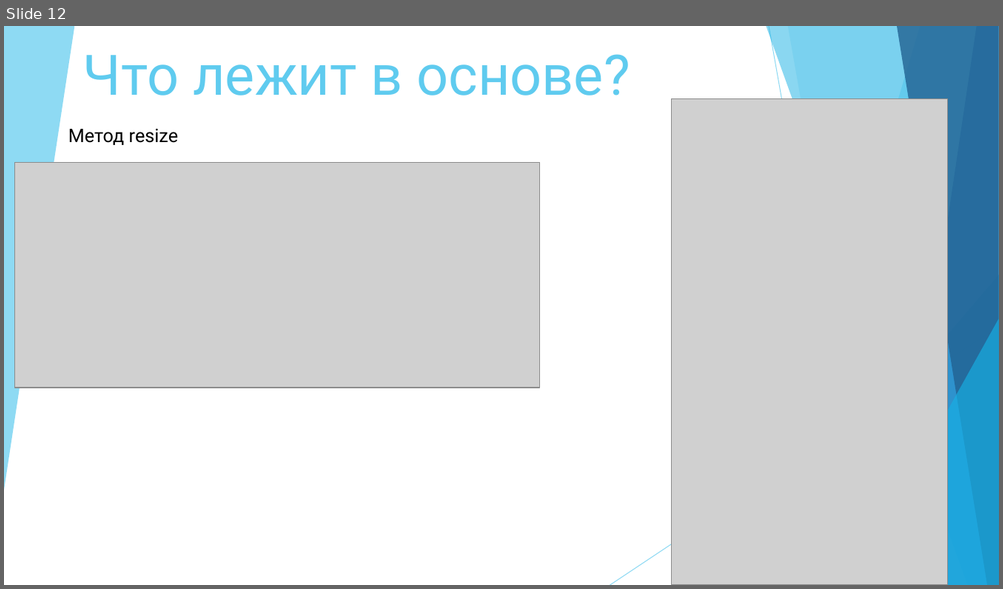
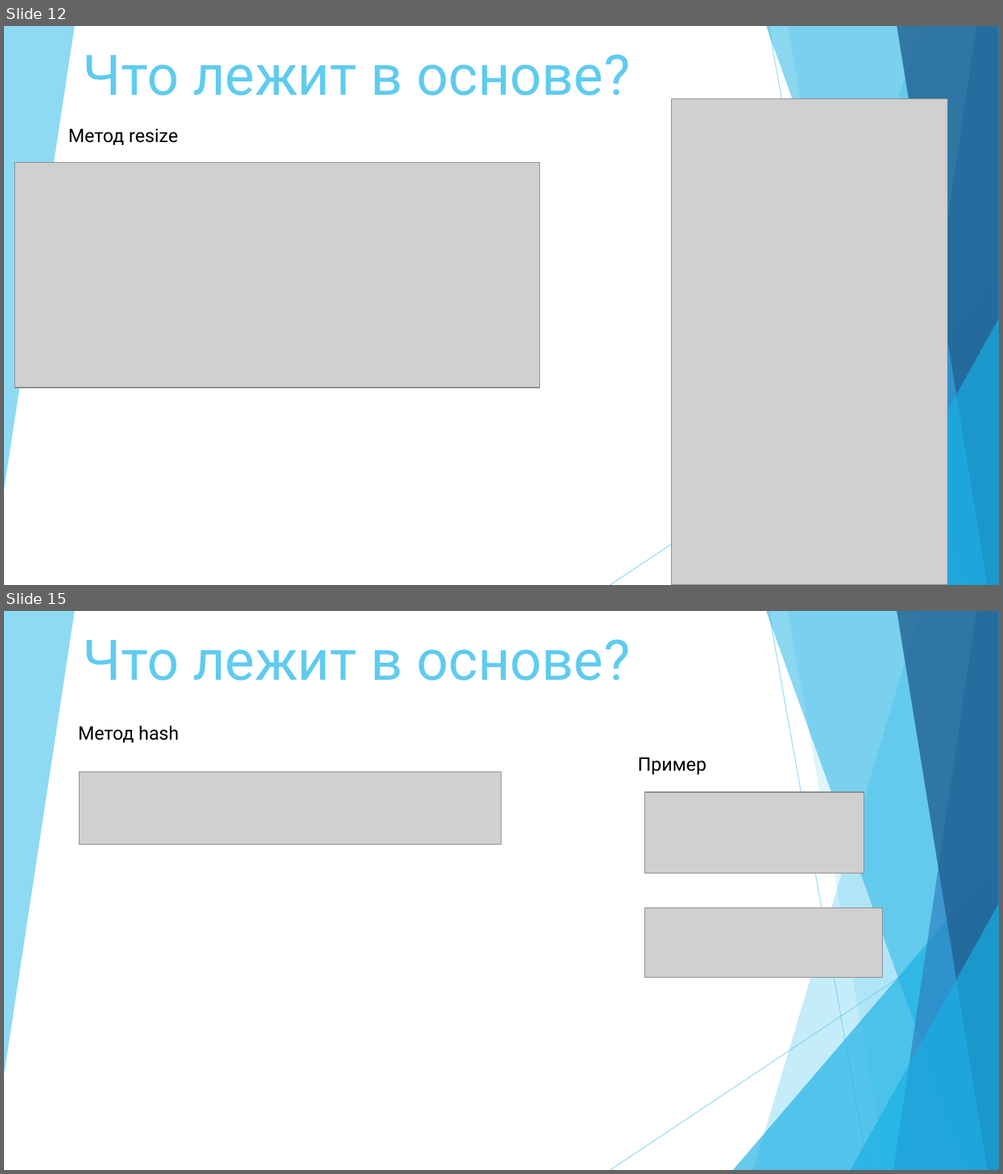
Before and after one commit to WoodyGray/Java-53, a slide deck: презентации/HashMap/Обзор на класс HashMap.pptx. Shown one above the other, each under a label of ours: slide 12 before the commit, slides 12 and 15 after it; the slides between them are not shown. The pictures are 1003x589 and 1003x1174 pixels, drawn with LibreOffice and Linux fonts; fonts in the diff are those of the drawing; grey boxes stand for pictures. Boxes give left, top, right and bottom in pixels: in the first picture for what was removed or moved away, otherwise in the second. Text is boxed around its words. In the diff, an @@ line names an element or a change of style, - is before the commit and + after.

```diff
--- a/презентации/HashMap/Обзор на класс HashMap.pptx
+++ b/презентации/HashMap/Обзор на класс HashMap.pptx
@@ slide 15 added at (4, 611, 999, 1170), background #FFFFFF; not listed: 10 template elements that a slide beside it also shows @@
@@ title added at (83, 639, 630, 681), 54 pt, text #5FCBEF @@
+Что лежит в основе?
@@ text added at (78, 726, 179, 743), 18 pt, text #000000 @@
+Метод hash
@@ text added at (637, 758, 706, 775), 18 pt, text #000000 @@
+Пример
@@ picture added at (79, 772, 502, 845) @@
@@ picture added at (644, 792, 864, 873) @@
@@ picture added at (644, 908, 882, 978) @@
```
Also in this commit, not shown: 1 slide changed, 2 other slides added, 2 other files.
